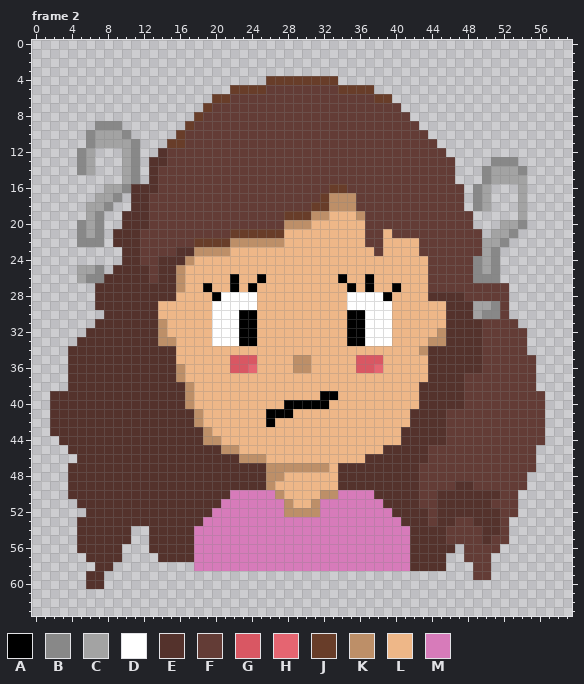
One commit to this pixel-art file: Assets/NeutralWife.aseprite. The first picture shows the starting point.
60x64 pixels, 3 frames. Shown: frame 2. The commit also changed other frames, which this record leaves out.
Palette (. is transparent): A #000000  B #888888  C #a3a3a3  D #ffffff  E #54322c  F #633c36  G #d95763  H #e56571  J #683d29  K #bd8f68  L #eeb788  M #d77bba
The same view after the edit:
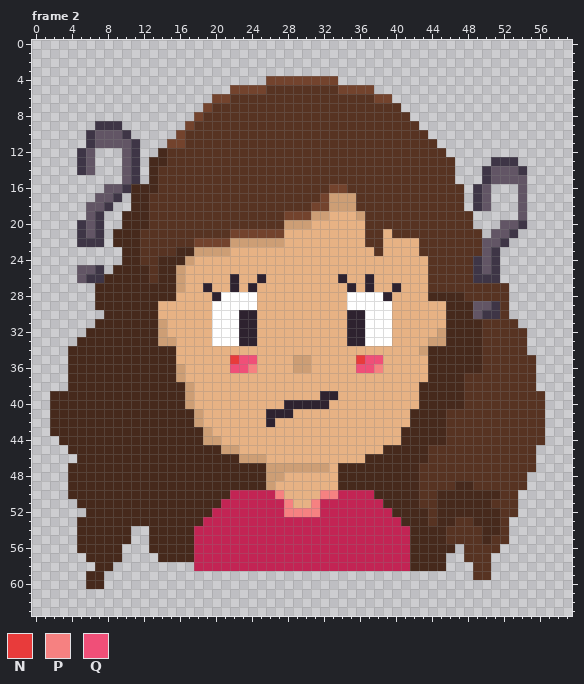
Colours new in this view: N #e83b3b  P #f68181  Q #f04f78
Diff:
colour A: #000000 -> #2e222f
colour B: #888888 -> #3e3546
colour C: #a3a3a3 -> #625565
colour E: #54322c -> #46291c
colour F: #633c36 -> #573322
colour J: #683d29 -> #73432d
colour K: #bd8f68 -> #cd9e75
colour L: #eeb788 -> #e7b284
colour M: #d77bba -> #c32454
Changed rows in their new state; - is a pixel that keeps its letter.
Frame 2:
first column x 22:
35 NQQ-----------NQQ
36 QQP-----------QQP
first column x 27:
50 P----PP
51 -P--P--
52 -PPPP--
